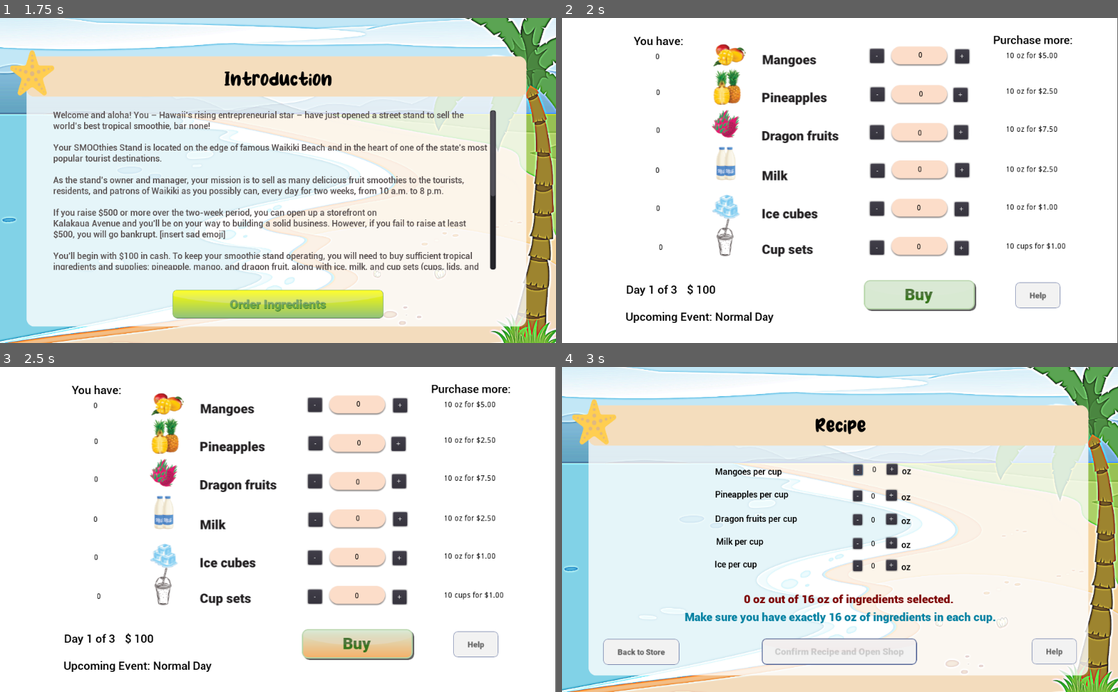
Above: before the commit, frames 1-4 (two rows, left to right).
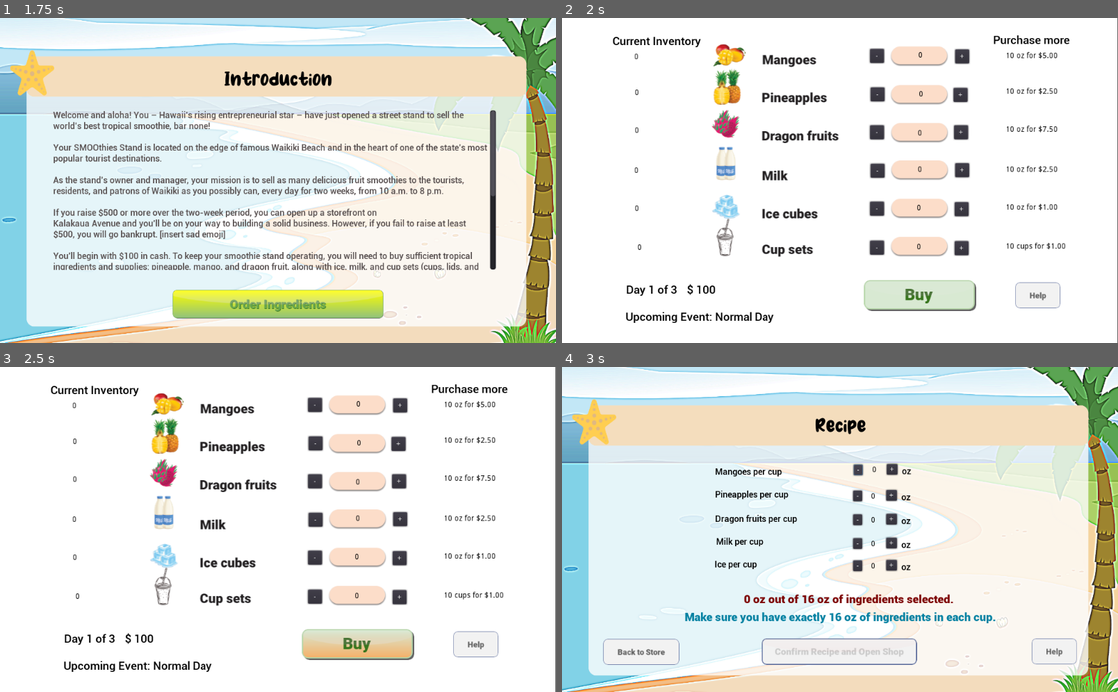
Above: after the commit, the same moments.

Repository: thepriscillawang/SMOOthies
Game: Godot game, scene res://Scenes/Main.tscn
Same seed, same stepped clock (60 frames per second), same inputs: the game is played once before the commit and once after it. Sound files missing from this copy of the repository are replaced by a short silence.
Inputs (mouse positions are in pixels of both pictures, inside the frame that each line leads up to):
- Up to frame 1 (1.75 s): click (278, 274) at 0.5 s; click (278, 304) at 1.25 s
- Up to frame 2 (2 s): no input
- Up to frame 3 (2.5 s): click (355, 643) at 2 s
- Up to frame 4 (3 s): click "-" at 2.75 s

Frame 1 is identical in both runs. In frame 2, 0.3% of the frame differs, in the area x 9-92%, y 5-72%; in frame 3, 0.3%; in frame 4, nothing differs.

Commit message:
Update Ingredients.tscn

Diff:
--- a/src/SMOOthies/Scenes/Ingredients.tscn
+++ b/src/SMOOthies/Scenes/Ingredients.tscn
@@ -240,7 +240,7 @@
 margin_bottom = 42.0
 custom_colors/font_color = Color( 0, 0, 0, 1 )
 custom_fonts/font = SubResource( 4 )
-text = "Purchase more:"
+text = "Purchase more"
 
 [node name="MangoPrice" type="Label" parent="YouCanBuy"]
 margin_left = 23.0307
@@ -291,13 +291,13 @@
 text = "10 cups for $1.00"
 
 [node name="YouHave" type="Label" parent="."]
-margin_left = 132.176
+margin_left = 93.1243
 margin_top = 30.0
-margin_right = 232.176
-margin_bottom = 44.0
+margin_right = 256.124
+margin_bottom = 56.0
 custom_colors/font_color = Color( 0, 0, 0, 1 )
 custom_fonts/font = SubResource( 5 )
-text = "You have:"
+text = "Current Inventory"
 
 [node name="CurrMango" type="Label" parent="YouHave"]
 margin_left = -5.00673
